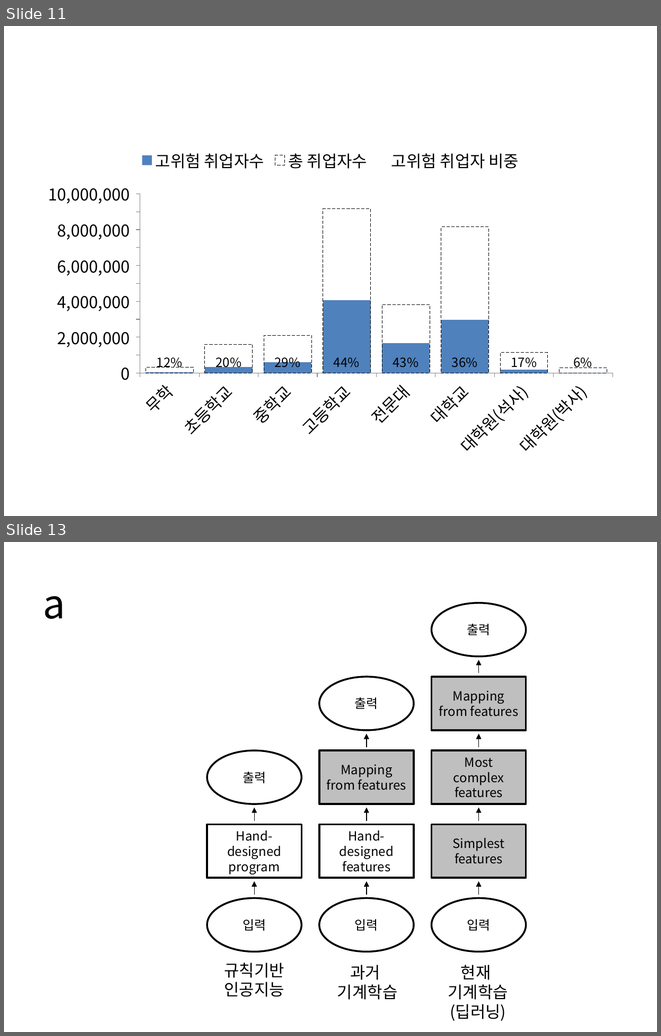
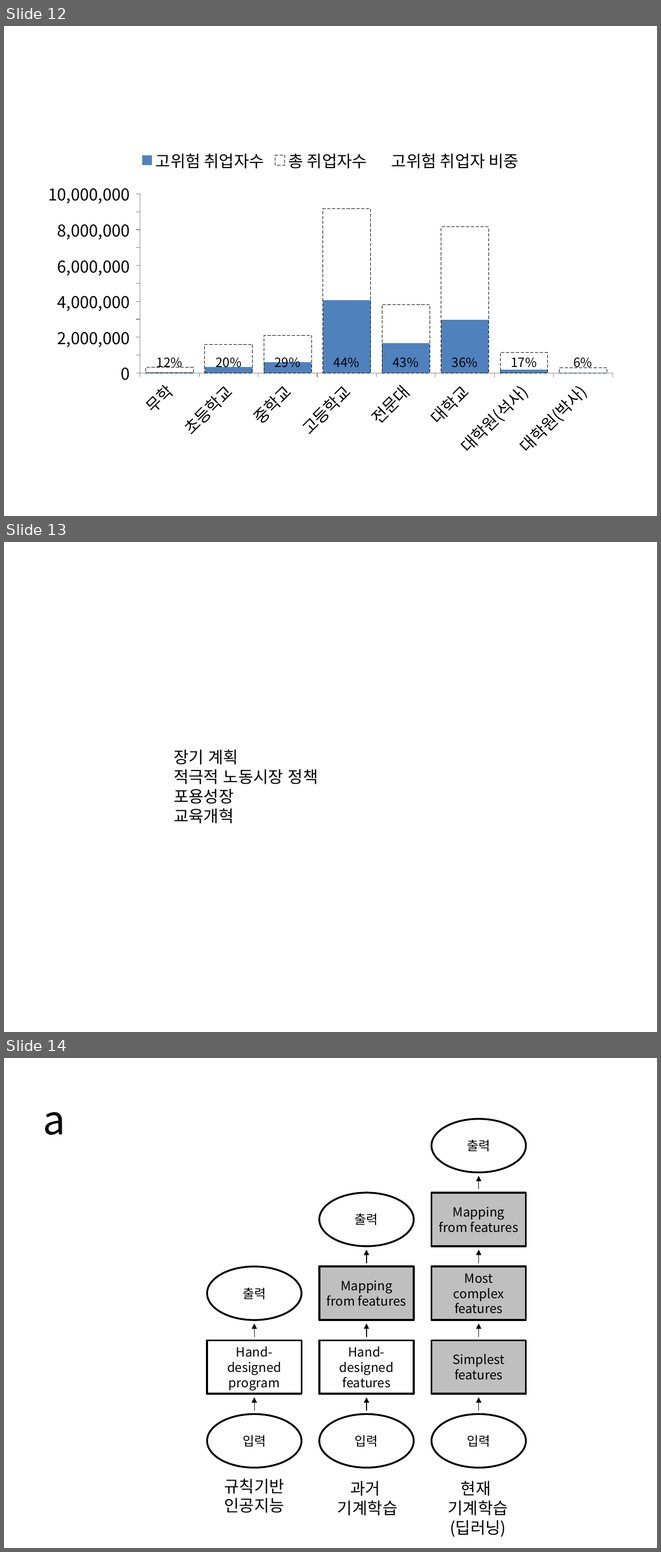
Before and after one commit to externalbrainlab/externalbrainlab.github.io, a slide deck: ppt/차트.pptx. Shown one above the other, each under a label of ours: slides 11 and 13 before the commit, slides 12, 13 and 14 after it; the slides between them are not shown. The pictures are 661x1036 and 661x1552 pixels, drawn with LibreOffice and Linux fonts; fonts in the diff are those of the drawing. Boxes give left, top, right and bottom in pixels: in the first picture for what was removed or moved away, otherwise in the second. Text is boxed around its words. In the diff, an @@ line names an element or a change of style, - is before the commit and + after.

```diff
--- a/ppt/차트.pptx
+++ b/ppt/차트.pptx
@@ slide 13 added at [4,542,657,1032], background #FFFFFF @@
@@ text added at [174,749,318,823], 18 pt, text #000000 @@
+장기 계획
+적극적 노동시장 정책
+포용성장
+교육개혁
@@ what was slide 11 is now slide 12 @@
@@ what was slide 13 is now slide 14 @@
```
Also in this commit, not shown: 1 slide changed, 2 other slides added, 1 slide removed, 2 other files.
